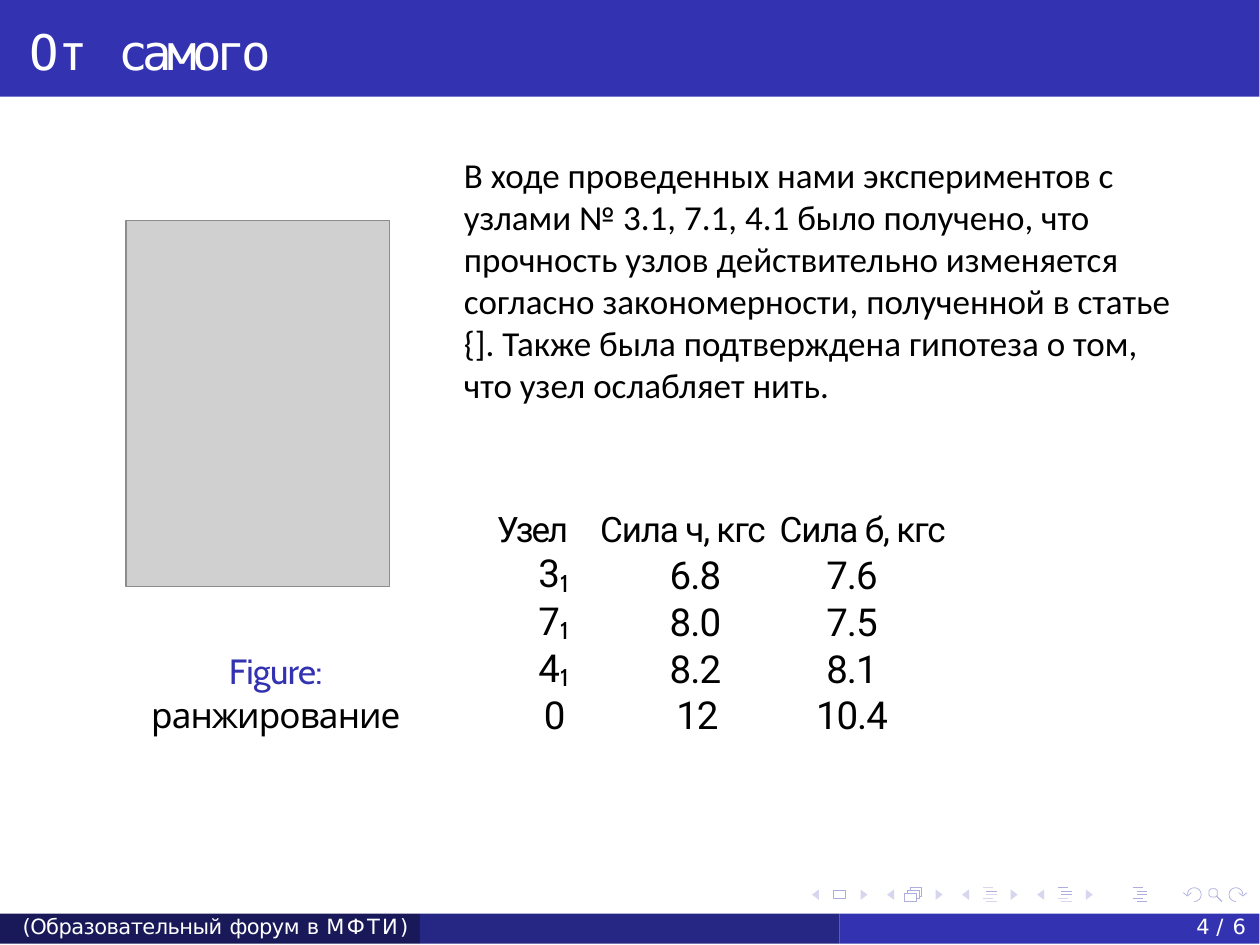
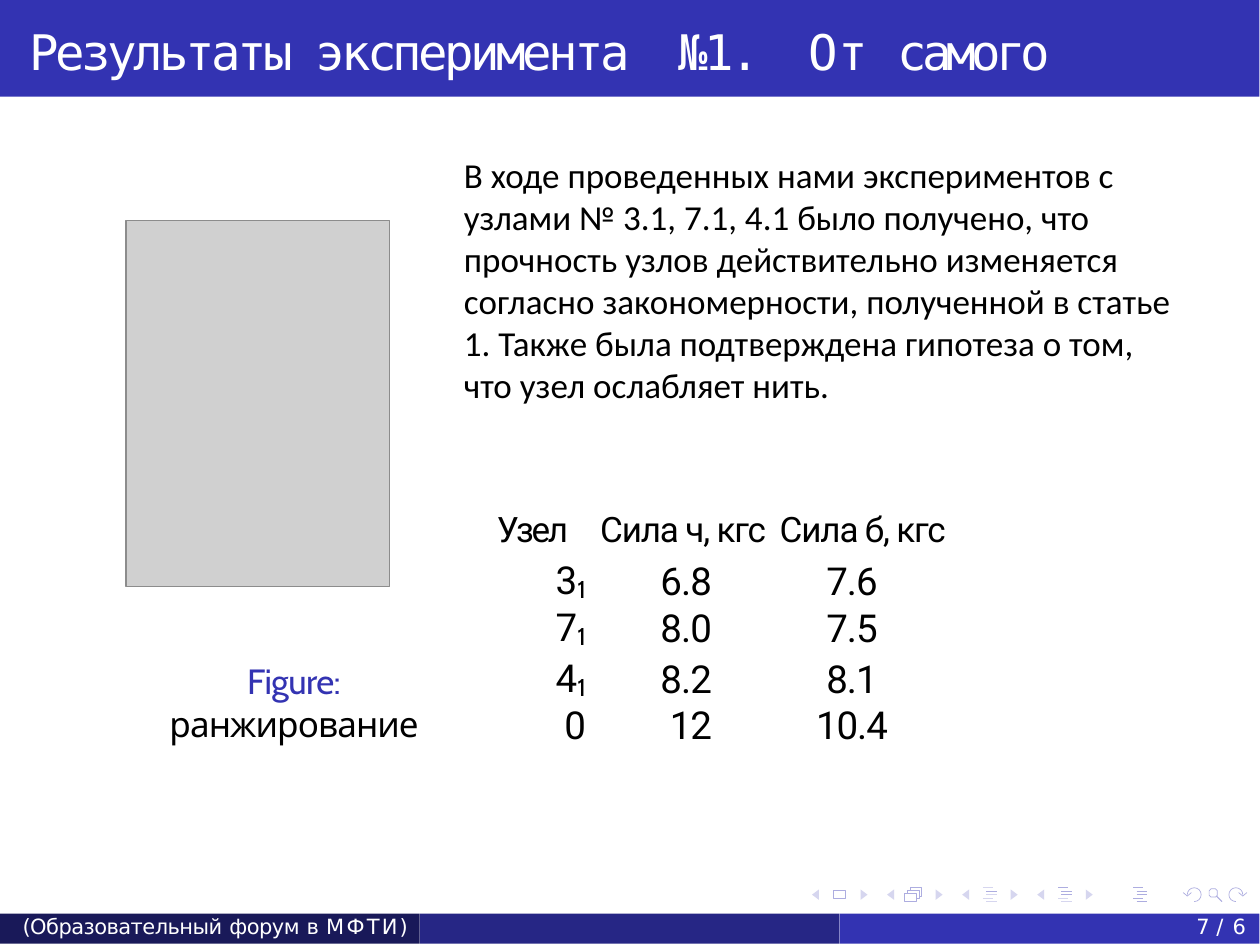
Before and after one commit to artemovchinnikovv/physhack, a slide deck: slide 7 of pres.pptx (slide 4 before the commit). Drawn at 1260x945 pixels with LibreOffice and Linux fonts; fonts in the diff are those of the drawing; grey boxes stand for pictures. Boxes give left, top, right and bottom in pixels: in the first picture for what was removed or moved away, otherwise in the second. Text is boxed around its words. In the diff, an @@ line names an element or a change of style, - is before the commit and + after.

```diff
--- a/pres.pptx
+++ b/pres.pptx
@@ text at (x1=29, y1=33, x2=1050, y2=97): text changed @@
-От самого прочного
+Результаты эксперимента №1. От самого прочного
@@ text at (x1=464, y1=165, x2=1170, y2=404): text changed @@
-В ходе проведенных нами экспериментов с узлами № 3.1, 7.1, 4.1 было получено, что прочность узлов действительно изменяется согласно закономерности, полученной в статье {]. Также была подтверждена гипотеза о том, что узел ослабляет нить.
+В ходе проведенных нами экспериментов с узлами № 3.1, 7.1, 4.1 было получено, что прочность узлов действительно изменяется согласно закономерности, полученной в статье 1. Также была подтверждена гипотеза о том, что узел ослабляет нить.
@@ table at (x1=126, y1=577, x2=955, y2=764) @@
@@ line spacing 11.9pt to 12pt @@
@@ line spacing 10.6pt to 10.5pt @@
@@ freeform shape at (x1=839, y1=914, x2=1259, y2=944): outline redrawn @@
@@ page number removed at (x1=1196, y1=918, x2=1246, y2=935) @@
-4 / 6
@@ page number added at (x1=1196, y1=918, x2=1246, y2=935), 12 pt, text #FFFFFF @@
+7 / 6
```
Also in this commit, not shown: 5 other slides changed, 16 slides added, 1 slide removed.
